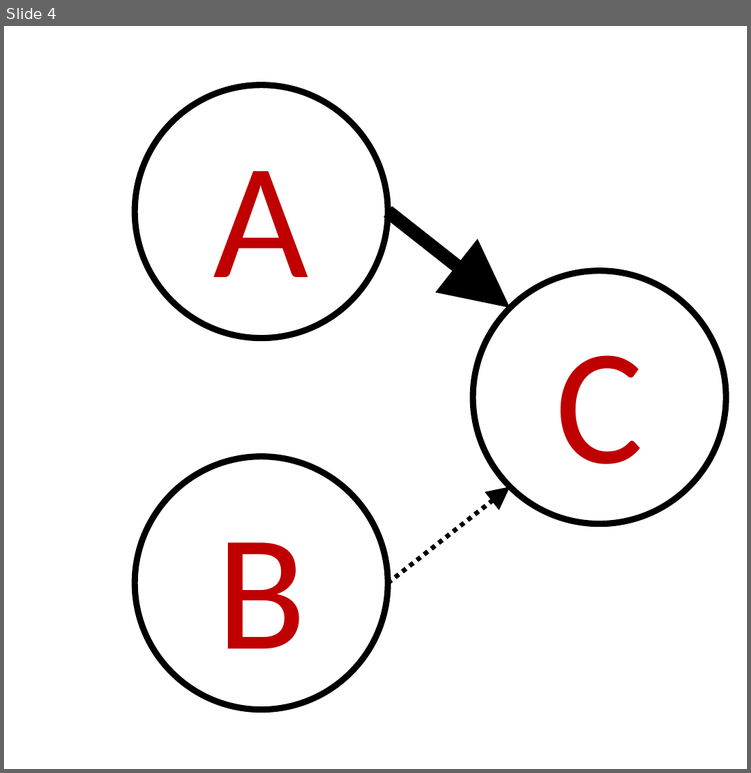
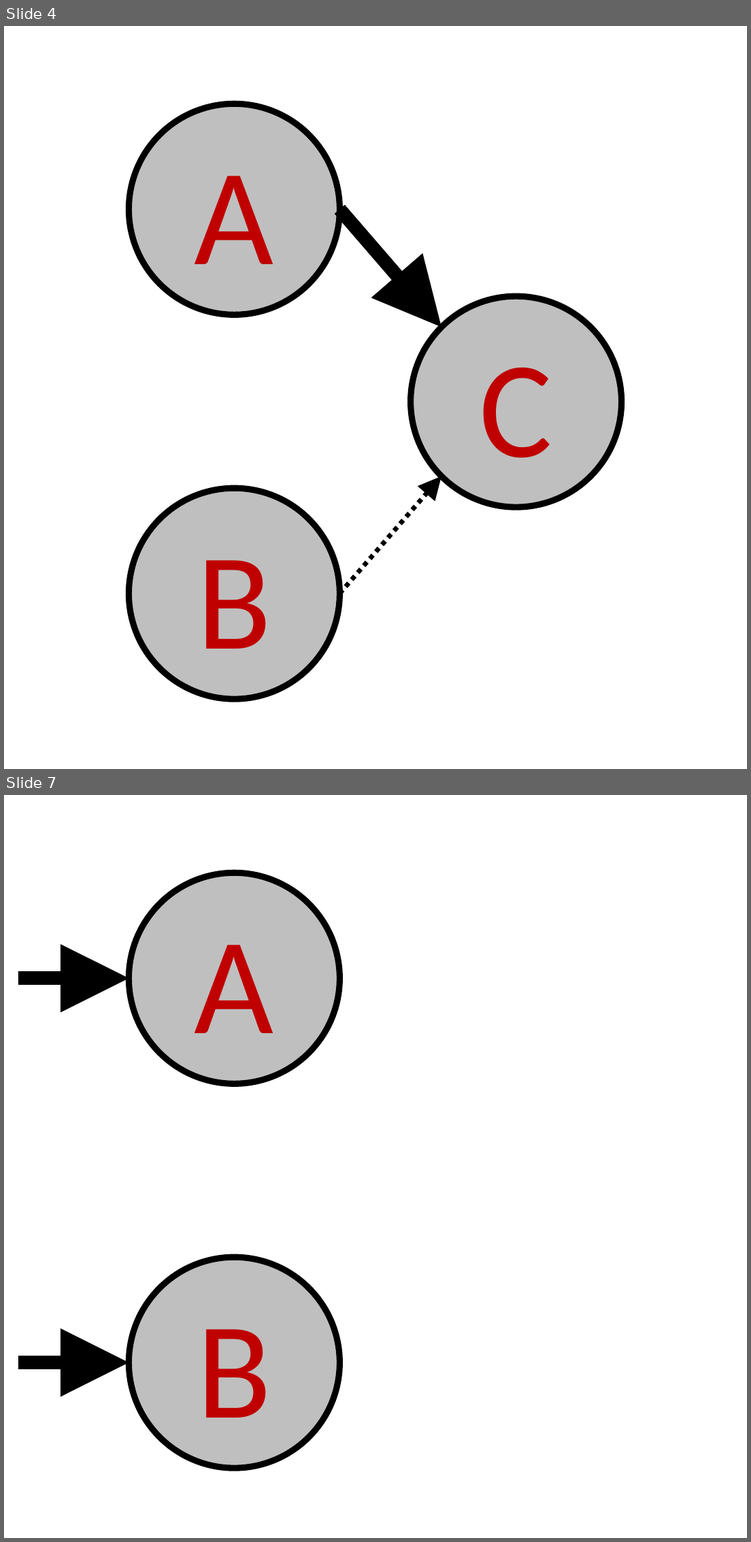
Before and after one commit to ishita-dg/causal_markov, a slide deck: Experiments/draw_instructions.pptx. Shown one above the other, each under a label of ours: slide 4 before the commit, slides 4 and 7 after it; the slides between them are not shown. The pictures are 751x773 and 751x1542 pixels, drawn with LibreOffice and Linux fonts; fonts in the diff are those of the drawing. Boxes give left, top, right and bottom in pixels: in the first picture for what was removed or moved away, otherwise in the second. Text is boxed around its words. In the diff, an @@ line names an element or a change of style, - is before the commit and + after.

```diff
--- a/Experiments/draw_instructions.pptx
+++ b/Experiments/draw_instructions.pptx
@@ slide 7 added at (4, 795, 747, 1538), background #FFFFFF @@
@@ ellipse added at (128, 873, 340, 1083), fill #BFBFBF, outline #000000 3 pt, 66.7 pt, text #C00000 @@
+A
@@ arrow added from (19, 978) to (128, 978), #000000 6.6 pt @@
@@ ellipse added at (128, 1257, 340, 1468), fill #BFBFBF, outline #000000 3 pt, 66.7 pt, text #C00000 @@
+B
@@ arrow added from (19, 1362) to (128, 1362), #000000 6.6 pt @@
@@ slide 4 changed as well @@
@@ ellipse "A": place and size @@
-ellipse "A" at (135, 85, 387, 338)
+ellipse "A" at (128, 104, 340, 314)
@@ arrow moved from (387, 212) - (511, 308) to (340, 209) - (441, 327) @@
@@ size 80 to 66.7 pt; fill none to #BFBFBF in 3 elements at (128, 104, 340, 314), (128, 488, 340, 699), (411, 296, 622, 507) @@
@@ ellipse "C": place and size @@
-ellipse "C" at (473, 271, 725, 524)
+ellipse "C" at (411, 296, 622, 507)
@@ ellipse "B": place and size @@
-ellipse "B" at (135, 456, 387, 709)
+ellipse "B" at (128, 488, 340, 699)
@@ arrow moved from (387, 583) - (511, 486) to (340, 593) - (441, 476) @@
```
Also in this commit, not shown: 5 other slides changed, 3 other slides added, 52 other files.
